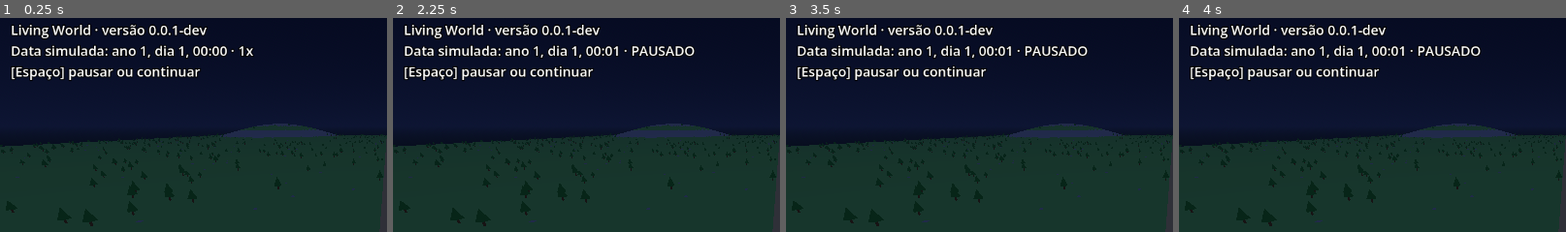
Above: before the commit, frames 1-4 (left to right).
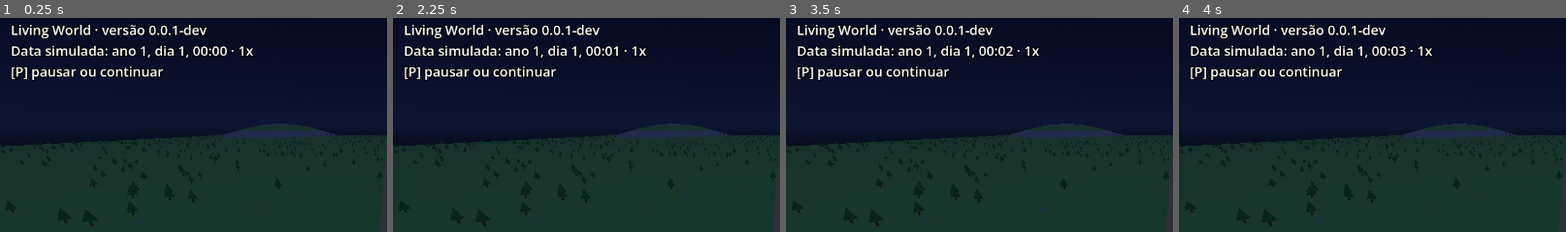
Above: after the commit, the same moments.

Repository: ArthurLK2006/LivingWorld
Game: Godot game, scene res://scenes/main.tscn
The game is run twice, just before and just after one commit, with the same random seed, the same clock (stepped at 60 frames per second) and the same inputs.
Inputs (mouse positions are % of the whole screen's width and height, from its top left):
- Up to frame 1 (0.25 s): no input
- Up to frame 2 (2.25 s): tap Enter at 0.5 s; move the mouse to (72, 44) at 0.52 s; hold D (move_right, bound only after the commit) 0.53-1.25 s; tap E (interact, bound only after the commit) at 0.6 s; click (72, 44) at 0.67 s; tap Space (jump, bound only after the commit) at 0.77, 1.07, 2 s; tap Down (look_down, bound only after the commit) at 0.8 s; drag from (30, 54) to (45, 70) at 1.27 s; move the mouse to (60, 27) at 2.02 s; hold D (move_right, bound only after the commit) from 2.03 s (still down); tap Left (look_left, bound only after the commit) at 2.1 s; click (60, 27) at 2.17 s
- Up to frame 3 (3.5 s): tap Right (look_right, bound only after the commit) at 2.3 s; release D (move_right, bound only after the commit) at 2.75 s; tap Enter at 2.75 s; drag from (45, 70) to (20, 34) at 2.77 s
- Up to frame 4 (4 s): tap Space (jump, bound only after the commit) at 3.5, 3.77 s; move the mouse to (80, 65) at 3.52 s; hold A (move_left, bound only after the commit) from 3.53 s (still down); tap Up (look_up, bound only after the commit) at 3.6 s; click (80, 65) at 3.67 s; tap Shift (run, bound only after the commit) at 3.8 s
The pictures show only the part of the screen within x 0-50%, y 0-50%; the shares and areas given below are measured in that part.

The runs differ from the first frame. In frame 1, 1.6% of the frame differs, in the area x 4-52%, y 22-30%; in frame 2, 2.2%; in frame 3, 2.2%; in frame 4, 2.2%, in the area x 4-78%, y 13-30%.

Commit message:
LW-044: mapa de entradas (InputMap) com ações nomeadas e verificação de teclas fixas
Ações nomeadas em snake_case, constantes StringName em InputActions (src/app): move_forward,
move_back, move_left, move_right, run, jump, interact, pause, look_left, look_right, look_up,
look_down, speed_normal e speed_double. Teclas padrão da decisão E1 (DEC-116), por tecla
física, gravadas na NOVA seção [input] do project.godot (decisão E2: nenhum outro trecho do
arquivo mudou): W, A, S, D; Shift esquerdo; Espaço; E; P; setas; 1; 2. As ações de olhar e de
velocidade só existem (câmera LW-046 e HUD LW-051 as usarão).

O GameApp trata a pausa pela ação pause (is_action_pressed), por SimulationHost.request_pause,
e a constante PAUSE_KEY foi apagada; a pausa saiu do Espaço, que agora é o pulo. A dica da
tela lê a tecla do InputMap.

tools/check_input_keys reprova tecla escrita direto em src/ (InputEventKey, keycode,
physical_keycode, is_key_pressed e variantes, tipos Key e constantes KEY_ de teclas reais;
ignora comentários e KEY_IDS e similares), com tests/test_check_input_keys.sh (12 casos que
falham e 8 que passam); as duas linhas entram no check_all.

6 testes novos em tests/unit/test_input_actions.gd. test_app_nodes.gd ajustado pela P2 (a
pausa simulada pela ação e a dica "[P]"), com a mesma exatidão e uma asserção a mais.

Co-Authored-By: Claude Sonnet 5.5 <noreply@anthropic.com>

Diff:
--- a/project.godot
+++ b/project.godot
@@ -23,6 +23,79 @@
 
 gdscript/warnings/untyped_declaration=2
 
+[input]
+
+move_forward={
+"deadzone": 0.2,
+"events": [Object(InputEventKey,"resource_local_to_scene":false,"resource_name":"","device":-1,"window_id":0,"alt_pressed":false,"shift_pressed":false,"ctrl_pressed":false,"meta_pressed":false,"pressed":false,"keycode":0,"physical_keycode":87,"key_label":0,"unicode":0,"location":0,"echo":false,"script":null)
+]
+}
+move_back={
+"deadzone": 0.2,
+"events": [Object(InputEventKey,"resource_local_to_scene":false,"resource_name":"","device":-1,"window_id":0,"alt_pressed":false,"shift_pressed":false,"ctrl_pressed":false,"meta_pressed":false,"pressed":false,"keycode":0,"physical_keycode":83,"key_label":0,"unicode":0,"location":0,"echo":false,"script":null)
+]
+}
+move_left={
+"deadzone": 0.2,
+"events": [Object(InputEventKey,"resource_local_to_scene":false,"resource_name":"","device":-1,"window_id":0,"alt_pressed":false,"shift_pressed":false,"ctrl_pressed":false,"meta_pressed":false,"pressed":false,"keycode":0,"physical_keycode":65,"key_label":0,"unicode":0,"location":0,"echo":false,"script":null)
+]
+}
+move_right={
+"deadzone": 0.2,
+"events": [Object(InputEventKey,"resource_local_to_scene":false,"resource_name":"","device":-1,"window_id":0,"alt_pressed":false,"shift_pressed":false,"ctrl_pressed":false,"meta_pressed":false,"pressed":false,"keycode":0,"physical_keycode":68,"key_label":0,"unicode":0,"location":0,"echo":false,"script":null)
+]
+}
+run={
+"deadzone": 0.2,
+"events": [Object(InputEventKey,"resource_local_to_scene":false,"resource_name":"","device":-1,"window_id":0,"alt_pressed":false,"shift_pressed":false,"ctrl_pressed":false,"meta_pressed":false,"pressed":false,"keycode":0,"physical_keycode":4194325,"key_label":0,"unicode":0,"location":1,"echo":false,"script":null)
+]
+}
+jump={
+"deadzone": 0.2,
+"events": [Object(InputEventKey,"resource_local_to_scene":false,"resource_name":"","device":-1,"window_id":0,"alt_pressed":false,"shift_pressed":false,"ctrl_pressed":false,"meta_pressed":false,"pressed":false,"keycode":0,"physical_keycode":32,"key_label":0,"unicode":0,"location":0,"echo":false,"script":null)
+]
+}
+interact={
+"deadzone": 0.2,
+"events": [Object(InputEventKey,"resource_local_to_scene":false,"resource_name":"","device":-1,"window_id":0,"alt_pressed":false,"shift_pressed":false,"ctrl_pressed":false,"meta_pressed":false,"pressed":false,"keycode":0,"physical_keycode":69,"key_label":0,"unicode":0,"location":0,"echo":false,"script":null)
+]
+}
+pause={
+"deadzone": 0.2,
+"events": [Object(InputEventKey,"resource_local_to_scene":false,"resource_name":"","device":-1,"window_id":0,"alt_pressed":false,"shift_pressed":false,"ctrl_pressed":false,"meta_pressed":false,"pressed":false,"keycode":0,"physical_keycode":80,"key_label":0,"unicode":0,"location":0,"echo":false,"script":null)
+]
+}
+look_left={
+"deadzone": 0.2,
+"events": [Object(InputEventKey,"resource_local_to_scene":false,"resource_name":"","device":-1,"window_id":0,"alt_pressed":false,"shift_pressed":false,"ctrl_pressed":false,"meta_pressed":false,"pressed":false,"keycode":0,"physical_keycode":4194319,"key_label":0,"unicode":0,"location":0,"echo":false,"script":null)
+]
+}
+look_right={
+"deadzone": 0.2,
+"events": [Object(InputEventKey,"resource_local_to_scene":false,"resource_name":"","device":-1,"window_id":0,"alt_pressed":false,"shift_pressed":false,"ctrl_pressed":false,"meta_pressed":false,"pressed":false,"keycode":0,"physical_keycode":4194321,"key_label":0,"unicode":0,"location":0,"echo":false,"script":null)
+]
+}
+look_up={
+"deadzone": 0.2,
+"events": [Object(InputEventKey,"resource_local_to_scene":false,"resource_name":"","device":-1,"window_id":0,"alt_pressed":false,"shift_pressed":false,"ctrl_pressed":false,"meta_pressed":false,"pressed":false,"keycode":0,"physical_keycode":4194320,"key_label":0,"unicode":0,"location":0,"echo":false,"script":null)
+]
+}
+look_down={
+"deadzone": 0.2,
+"events": [Object(InputEventKey,"resource_local_to_scene":false,"resource_name":"","device":-1,"window_id":0,"alt_pressed":false,"shift_pressed":false,"ctrl_pressed":false,"meta_pressed":false,"pressed":false,"keycode":0,"physical_keycode":4194322,"key_label":0,"unicode":0,"location":0,"echo":false,"script":null)
+]
+}
+speed_normal={
+"deadzone": 0.2,
+"events": [Object(InputEventKey,"resource_local_to_scene":false,"resource_name":"","device":-1,"window_id":0,"alt_pressed":false,"shift_pressed":false,"ctrl_pressed":false,"meta_pressed":false,"pressed":false,"keycode":0,"physical_keycode":49,"key_label":0,"unicode":0,"location":0,"echo":false,"script":null)
+]
+}
+speed_double={
+"deadzone": 0.2,
+"events": [Object(InputEventKey,"resource_local_to_scene":false,"resource_name":"","device":-1,"window_id":0,"alt_pressed":false,"shift_pressed":false,"ctrl_pressed":false,"meta_pressed":false,"pressed":false,"keycode":0,"physical_keycode":50,"key_label":0,"unicode":0,"location":0,"echo":false,"script":null)
+]
+}
+
 [rendering]
 
 renderer/rendering_method="gl_compatibility"
--- a/src/app/game_app.gd
+++ b/src/app/game_app.gd
@@ -1,7 +1,7 @@
 class_name GameAppNode
 extends Node
 ## Script do autoload `GameApp` (arquitetura 4.3): ciclo de vida do aplicativo. Por enquanto
-## inicia um mundo de desenvolvimento, monta o texto de estado, trata a tecla de pausa e cria e guarda a
+## inicia um mundo de desenvolvimento, monta o texto de estado, trata a ação de pausa e cria e guarda a
 ## ponte com a apresentação (peek_bridge). Não guarda estado do mundo. A apresentação lê o texto e o sinal
 ## daqui e pede a ponte por aqui (decisão D1 de Arthur, 06/11/2026: sem autoload novo).
 
@@ -11,7 +11,6 @@
 ## Provisórios até existirem a tela de novo jogo e o versionamento (Fase 0).
 const DEFAULT_WORLD_SEED: int = 1
 const GAME_VERSION: String = "0.0.1-dev"
-const PAUSE_KEY: Key = KEY_SPACE
 ## Pasta dos arquivos de terreno lidos na primeira chamada de peek_bridge().
 const TERRAIN_DIR: String = "res://data/world"
 
@@ -57,21 +56,23 @@
 	return loaded.terrain
 
 
-## Texto de estado para a tela: título, versão, data simulada, velocidade ou pausa e a tecla.
+## Texto de estado para a tela: título, versão, data simulada, velocidade ou pausa e a tecla da ação de pausa.
 func status_text() -> String:
 	if _host == null or _host.runner == null:
 		return ""
 	var clock: SimClock = _host.runner.world.context.clock
 	var pace: String = "PAUSADO" if clock.is_paused() else "%dx" % clock.get_speed()
 	var title: String = str(ProjectSettings.get_setting("application/config/name", "Living World"))
-	return "%s · versão %s\nData simulada: %s · %s\n[Espaço] pausar ou continuar" % [title, GAME_VERSION, _host.runner.format_clock_line(), pace]
+	return "%s · versão %s\nData simulada: %s · %s\n[%s] pausar ou continuar" % [title, GAME_VERSION, _host.runner.format_clock_line(), pace, _pause_key_label()]
 
 
 func toggle_pause() -> void:
 	if _host == null or _host.runner == null:
 		return
 	var clock: SimClock = _host.runner.world.context.clock
-	clock.set_paused(not clock.is_paused())
+	var outcome: Result = _host.request_pause(not clock.is_paused())
+	if not outcome.ok:
+		push_error("GameApp.toggle_pause: %s" % outcome.message)
 
 
 func _process(_delta: float) -> void:
@@ -81,15 +82,21 @@
 		status_changed.emit(text)
 
 
-## Trata a tecla de pausa; devolve verdadeiro se o evento era dela e foi consumido.
+## Trata a AÇÃO de pausa (InputActions.PAUSE, tecla no project.godot); sem tecla fixa. Devolve verdadeiro se o evento
+## era dela e foi consumido. O nome é histórico: vale para qualquer evento que o InputMap ligue à ação. Repetição não conta.
 func handle_key(event: InputEvent) -> bool:
-	var key_event: InputEventKey = event as InputEventKey
-	if key_event == null or not key_event.pressed or key_event.echo or key_event.keycode != PAUSE_KEY:
+	if not event.is_action_pressed(InputActions.PAUSE):
 		return false
 	toggle_pause()
 	return true
 
 
+## Tecla da ação de pausa para a dica da tela, lida do InputMap (primeira palavra do texto do evento, ex.: "P").
+func _pause_key_label() -> String:
+	var events: Array[InputEvent] = InputMap.action_get_events(InputActions.PAUSE)
+	return events[0].as_text().get_slice(" ", 0) if not events.is_empty() else "?"
+
+
 func _unhandled_input(event: InputEvent) -> void:
 	if handle_key(event):
 		get_viewport().set_input_as_handled()
--- /dev/null
+++ b/src/app/input_actions.gd
@@ -0,0 +1,26 @@
+class_name InputActions
+extends RefCounted
+## Nomes das ações de entrada (LW-044; decisões E1 e E2 de Arthur; DEC-116). O código de jogo lê SÓ estes nomes: as teclas
+## padrão ficam na seção [input] do project.godot, por tecla física, e nenhuma tecla é escrita no código (tools/check_input_keys).
+## O movimento do mouse NÃO é ação do InputMap (quem o trata é a câmera, LW-046). Gamepad: DEC-024 PENDENTE, fora do lote.
+## Hoje só a pausa é tratada (GameApp). As ações de olhar e de velocidade só EXISTEM: quem as usa é a câmera (LW-046) e o HUD (LW-051).
+
+const MOVE_FORWARD: StringName = &"move_forward"
+const MOVE_BACK: StringName = &"move_back"
+const MOVE_LEFT: StringName = &"move_left"
+const MOVE_RIGHT: StringName = &"move_right"
+const RUN: StringName = &"run"
+const JUMP: StringName = &"jump"
+const INTERACT: StringName = &"interact"
+const PAUSE: StringName = &"pause"
+const LOOK_LEFT: StringName = &"look_left"
+const LOOK_RIGHT: StringName = &"look_right"
+const LOOK_UP: StringName = &"look_up"
+const LOOK_DOWN: StringName = &"look_down"
+const SPEED_NORMAL: StringName = &"speed_normal"
+const SPEED_DOUBLE: StringName = &"speed_double"
+
+const ALL: Array[StringName] = [
+	MOVE_FORWARD, MOVE_BACK, MOVE_LEFT, MOVE_RIGHT, RUN, JUMP, INTERACT, PAUSE,
+	LOOK_LEFT, LOOK_RIGHT, LOOK_UP, LOOK_DOWN, SPEED_NORMAL, SPEED_DOUBLE,
+]
--- a/tests/unit/test_app_nodes.gd
+++ b/tests/unit/test_app_nodes.gd
@@ -39,7 +39,7 @@
 	assert_string_contains(text, "versão " + GameAppNode.GAME_VERSION)
 	assert_string_contains(text, "ano 1, dia 1, 00:00")
 	assert_string_contains(text, "1x")
-	assert_string_contains(text, "[Espaço]")
+	assert_string_contains(text, "[P] pausar ou continuar")
 
 
 func test_pause_toggle_stops_the_simulated_clock_and_shows_it() -> void:
@@ -65,22 +65,29 @@
 
 func _key(keycode: Key, pressed: bool, echo: bool = false) -> InputEventKey:
 	var event: InputEventKey = InputEventKey.new()
-	event.keycode = keycode
+	event.physical_keycode = keycode
 	event.pressed = pressed
 	event.echo = echo
 	return event
 
 
-func test_space_key_toggles_pause_and_other_input_does_not() -> void:
+## Tecla que o InputMap liga à ação de pausa (LW-044): o teste simula a AÇÃO, sem escrever a tecla.
+func _pause_key() -> Key:
+	var event: InputEventKey = InputMap.action_get_events(InputActions.PAUSE)[0] as InputEventKey
+	return event.physical_keycode
+
+
+func test_pause_action_toggles_pause_and_other_input_does_not() -> void:
 	var clock: SimClock = _host.runner.world.context.clock
 	assert_false(_app.handle_key(_key(KEY_A, true)), "Outra tecla não é consumida.")
-	assert_false(_app.handle_key(_key(GameAppNode.PAUSE_KEY, false)), "Soltar a tecla não conta.")
-	assert_false(_app.handle_key(_key(GameAppNode.PAUSE_KEY, true, true)), "Repetição da tecla não conta.")
+	assert_false(_app.handle_key(_key(KEY_SPACE, true)), "Espaço é pulo, não pausa.")
+	assert_false(_app.handle_key(_key(_pause_key(), false)), "Soltar a tecla não conta.")
+	assert_false(_app.handle_key(_key(_pause_key(), true, true)), "Repetição da tecla não conta.")
 	assert_false(_app.handle_key(InputEventMouseButton.new()))
 	assert_false(clock.is_paused())
-	assert_true(_app.handle_key(_key(GameAppNode.PAUSE_KEY, true)))
+	assert_true(_app.handle_key(_key(_pause_key(), true)))
 	assert_true(clock.is_paused())
-	assert_true(_app.handle_key(_key(GameAppNode.PAUSE_KEY, true)))
+	assert_true(_app.handle_key(_key(_pause_key(), true)))
 	assert_false(clock.is_paused())
 
 
--- /dev/null
+++ b/tests/unit/test_input_actions.gd
@@ -0,0 +1,136 @@
+extends GutTest
+## LW-044: mapa de entradas. Todas as ações existem no InputMap com as teclas de E1 (por tecla física), nenhuma tecla vale para
+## duas ações, e a pausa do GameApp é tratada pela AÇÃO, sem tecla fixa. Sem janela.
+
+const ACTION_COUNT: int = 14
+const GAME_APP_SOURCE: String = "res://src/app/game_app.gd"
+const UNSPECIFIED: KeyLocation = KEY_LOCATION_UNSPECIFIED
+## Teclas padrão da decisão E1 de Arthur (DEC-116): ação -> [tecla física, localização].
+const EXPECTED_KEYS: Dictionary[StringName, Array] = {
+	InputActions.MOVE_FORWARD: [KEY_W, KEY_LOCATION_UNSPECIFIED],
+	InputActions.MOVE_BACK: [KEY_S, KEY_LOCATION_UNSPECIFIED],
+	InputActions.MOVE_LEFT: [KEY_A, KEY_LOCATION_UNSPECIFIED],
+	InputActions.MOVE_RIGHT: [KEY_D, KEY_LOCATION_UNSPECIFIED],
+	InputActions.RUN: [KEY_SHIFT, KEY_LOCATION_LEFT],
+	InputActions.JUMP: [KEY_SPACE, KEY_LOCATION_UNSPECIFIED],
+	InputActions.INTERACT: [KEY_E, KEY_LOCATION_UNSPECIFIED],
+	InputActions.PAUSE: [KEY_P, KEY_LOCATION_UNSPECIFIED],
+	InputActions.LOOK_LEFT: [KEY_LEFT, KEY_LOCATION_UNSPECIFIED],
+	InputActions.LOOK_RIGHT: [KEY_RIGHT, KEY_LOCATION_UNSPECIFIED],
+	InputActions.LOOK_UP: [KEY_UP, KEY_LOCATION_UNSPECIFIED],
+	InputActions.LOOK_DOWN: [KEY_DOWN, KEY_LOCATION_UNSPECIFIED],
+	InputActions.SPEED_NORMAL: [KEY_1, KEY_LOCATION_UNSPECIFIED],
+	InputActions.SPEED_DOUBLE: [KEY_2, KEY_LOCATION_UNSPECIFIED],
+}
+## Palavras que não podem aparecer no código do GameApp (tecla escrita direto).
+const FORBIDDEN_WORDS: Array[String] = ["PAUSE_KEY", "InputEventKey", "keycode", "KEY_SPACE", "is_key_pressed"]
+
+var _host: SimulationHostNode
+var _app: GameAppNode
+
+
+func before_each() -> void:
+	_host = SimulationHostNode.new()
+	_host.start_new_game(3)
+	_app = GameAppNode.new()
+	_app.bind_host(_host)
+
+
+func after_each() -> void:
+	_app.free()
+	_host.runner.finish()
+	_host.free()
+
+
+func _action_event(action: StringName) -> InputEventAction:
+	var event: InputEventAction = InputEventAction.new()
+	event.action = action
+	event.pressed = true
+	return event
+
+
+func _key_events(action: StringName) -> Array[InputEventKey]:
+	var keys: Array[InputEventKey] = []
+	for event: InputEvent in InputMap.action_get_events(action):
+		var key_event: InputEventKey = event as InputEventKey
+		if key_event != null:
+			keys.append(key_event)
+	return keys
+
+
+func test_all_actions_exist_with_snake_case_names_and_no_extra_game_action() -> void:
+	assert_eq(InputActions.ALL.size(), ACTION_COUNT)
+	var seen: Dictionary[StringName, bool] = {}
+	var name_pattern: RegEx = RegEx.create_from_string("^[a-z]+(_[a-z]+)*$")
+	for action: StringName in InputActions.ALL:
+		assert_true(InputMap.has_action(action), "A ação '%s' não existe no InputMap." % action)
+		assert_not_null(name_pattern.search(String(action)), "Nome fora de snake_case: %s" % action)
+		assert_false(seen.has(action), "Ação repetida em InputActions.ALL: %s" % action)
+		seen[action] = true
+	for action: StringName in InputMap.get_actions():
+		if not String(action).begins_with("ui_"):
+			assert_true(InputActions.ALL.has(action), "Ação '%s' no InputMap que não está em InputActions." % action)
+
+
+func test_each_action_has_at_least_one_event_and_the_keys_of_the_decision_E1() -> void:
+	for action: StringName in InputActions.ALL:
+		assert_gt(InputMap.action_get_events(action).size(), 0, "A ação '%s' não tem nenhum evento." % action)
+		var expected: Array = EXPECTED_KEYS[action]
+		var keys: Array[InputEventKey] = _key_events(action)
+		assert_eq(keys.size(), 1, "A ação '%s' deve ter exatamente uma tecla." % action)
+		assert_eq(keys[0].physical_keycode, expected[0], "Tecla física errada em '%s'." % action)
+		assert_eq(keys[0].location, expected[1], "Localização errada em '%s'." % action)
+		assert_eq(keys[0].keycode, 0 as Key, "A tecla de '%s' deve ser física (sem keycode)." % action)
+
+
+func test_no_key_is_bound_to_two_actions_and_space_is_jump_not_pause() -> void:
+	var owner_of: Dictionary[String, StringName] = {}
+	for action: StringName in InputActions.ALL:
+		for key_event: InputEventKey in _key_events(action):
+			var key_id: String = "%d/%d" % [key_event.physical_keycode, key_event.location]
+			assert_false(owner_of.has(key_id), "A tecla %s serve a '%s' e a '%s'." % [key_id, owner_of.get(key_id, &""), action])
+			owner_of[key_id] = action
+	assert_eq(_key_events(InputActions.JUMP)[0].physical_keycode, KEY_SPACE, "Espaço é o pulo.")
+	assert_ne(_key_events(InputActions.PAUSE)[0].physical_keycode, KEY_SPACE, "Espaço NÃO pausa.")
+
+
+func test_the_pause_action_toggles_the_pause_and_other_actions_do_not() -> void:
+	var clock: SimClock = _host.runner.world.context.clock
+	var seconds_per_minute: float = SimClock.DEFAULT_REAL_MS_PER_MINUTE / 1000.0
+	assert_false(_app.handle_key(_action_event(InputActions.SPEED_DOUBLE)), "Velocidade só existe como ação; ninguém a trata ainda.")
+	assert_false(_app.handle_key(_action_event(InputActions.JUMP)), "O pulo não pausa.")
+	assert_false(clock.is_paused())
+	assert_true(_app.handle_key(_action_event(InputActions.PAUSE)))
+	assert_true(clock.is_paused())
+	assert_eq(_host.advance(seconds_per_minute * 5.0), 0, "Pausado, o host não avança.")
+	assert_true(_app.handle_key(_action_event(InputActions.PAUSE)))
+	assert_false(clock.is_paused())
+	assert_eq(_host.advance(seconds_per_minute * 5.0), 5, "Retomado, o host volta a avançar.")
+	assert_eq(clock.get_speed(), SimClock.MIN_SPEED, "A ação de velocidade não mudou o ritmo.")
+
+
+func test_the_game_app_uses_no_fixed_key() -> void:
+	var source: String = FileAccess.get_file_as_string(GAME_APP_SOURCE)
+	assert_false(source.is_empty(), "Não foi possível ler %s." % GAME_APP_SOURCE)
+	for word: String in FORBIDDEN_WORDS:
+		assert_false(source.contains(word), "O GameApp não pode conter '%s' (tecla fixa)." % word)
+	assert_true(source.contains("InputActions.PAUSE"), "A pausa é tratada pela ação nomeada.")
+	var throwaway: GameAppNode = GameAppNode.new()
+	assert_false(throwaway.get_script().get_script_constant_map().has("PAUSE_KEY"), "A constante PAUSE_KEY foi apagada.")
+	throwaway.free()
+
+
+func test_a_real_key_event_matches_its_own_action_and_only_it_and_run_is_the_left_shift() -> void:
+	for action: StringName in InputActions.ALL:
+		var expected: Array = EXPECTED_KEYS[action]
+		var event: InputEventKey = InputEventKey.new()
+		event.physical_keycode = expected[0]
+		event.location = expected[1]
+		event.pressed = true
+		for other: StringName in InputActions.ALL:
+			assert_eq(InputMap.event_is_action(event, other), other == action, "A tecla de '%s' casou com '%s'." % [action, other])
+	var right_shift: InputEventKey = InputEventKey.new()
+	right_shift.physical_keycode = KEY_SHIFT
+	right_shift.location = KEY_LOCATION_RIGHT
+	right_shift.pressed = true
+	assert_false(InputMap.event_is_action(right_shift, InputActions.RUN), "Só o Shift esquerdo corre.")
Not shown, added: src/app/input_actions.gd.uid
Not shown, added: tests/unit/test_input_actions.gd.uid
Not shown, changed: docs/modules/app.md
Not shown, added: tests/test_check_input_keys.sh
